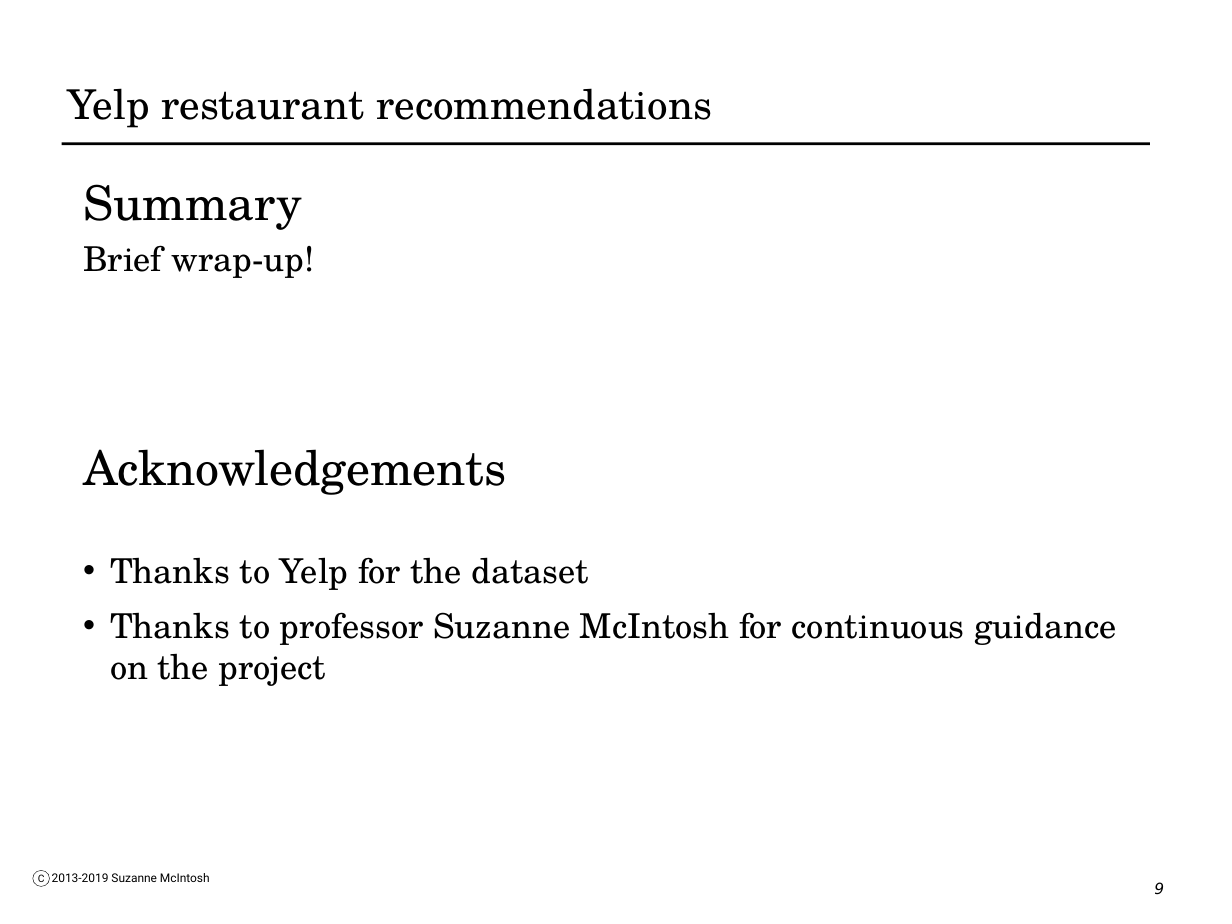
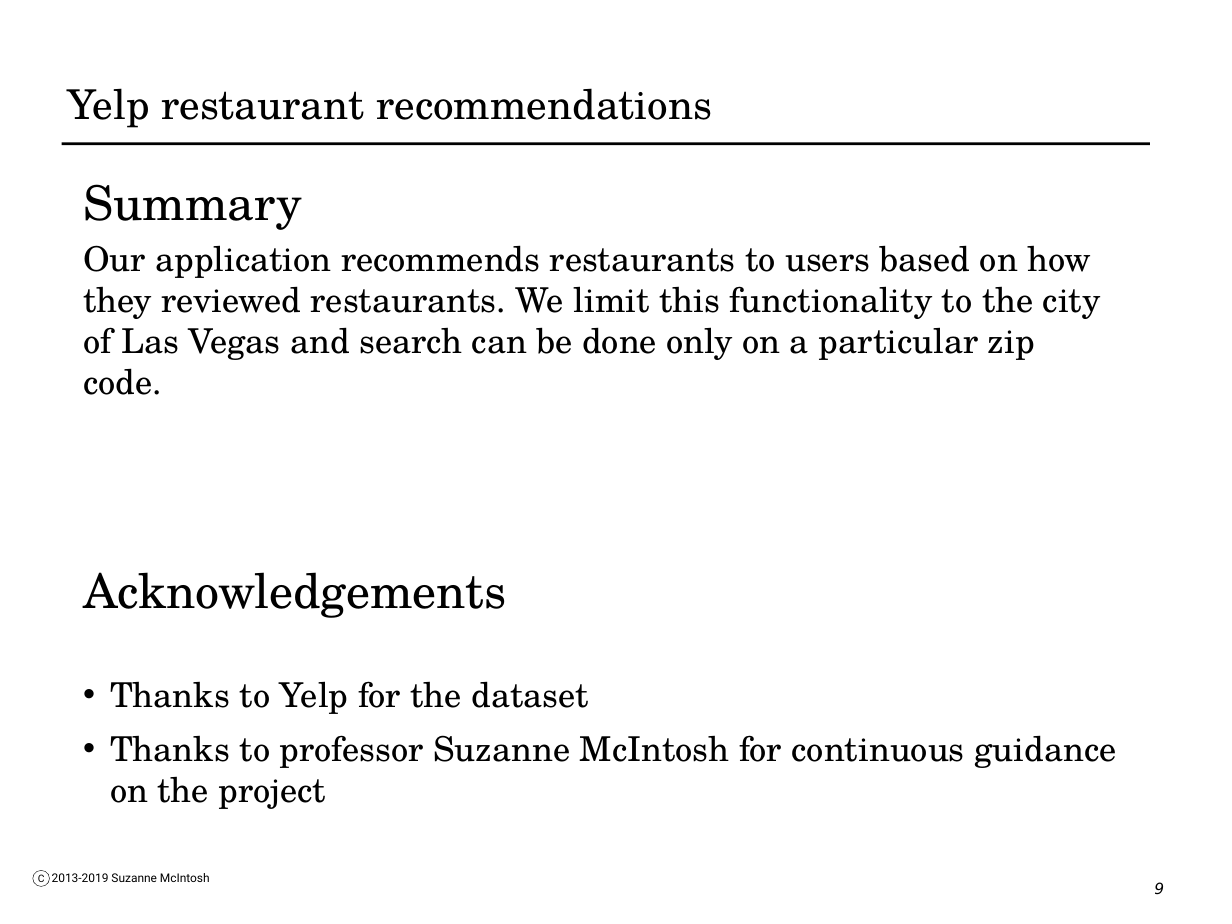
Before and after one commit to kjm177/BDAD, a slide deck: slide 9 of Restaurant-Recommendation-Yelp.pptx. Drawn at 1232x924 pixels with LibreOffice and Linux fonts; fonts in the diff are those of the drawing. Boxes give left, top, right and bottom in pixels: in the first picture for what was removed or moved away, otherwise in the second. Text is boxed around its words. In the diff, an @@ line names an element or a change of style, - is before the commit and + after.

```diff
--- a/Restaurant-Recommendation-Yelp.pptx
+++ b/Restaurant-Recommendation-Yelp.pptx
@@ text at bbox=[83, 245, 1101, 395]: text changed @@
-Brief wrap-up!
+Our application recommends restaurants to users based on how they reviewed restaurants. We limit this functionality to the city of Las Vegas and search can be done only on a particular zip code.
```
Also in this commit, not shown: 2 other slides changed.
